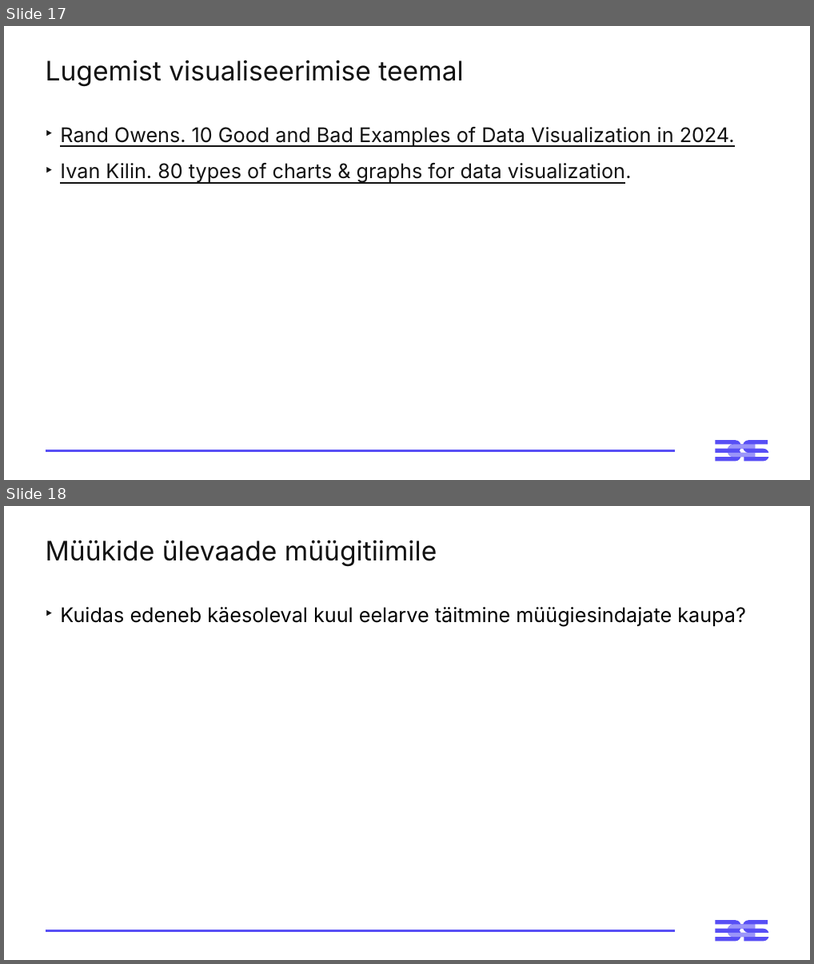
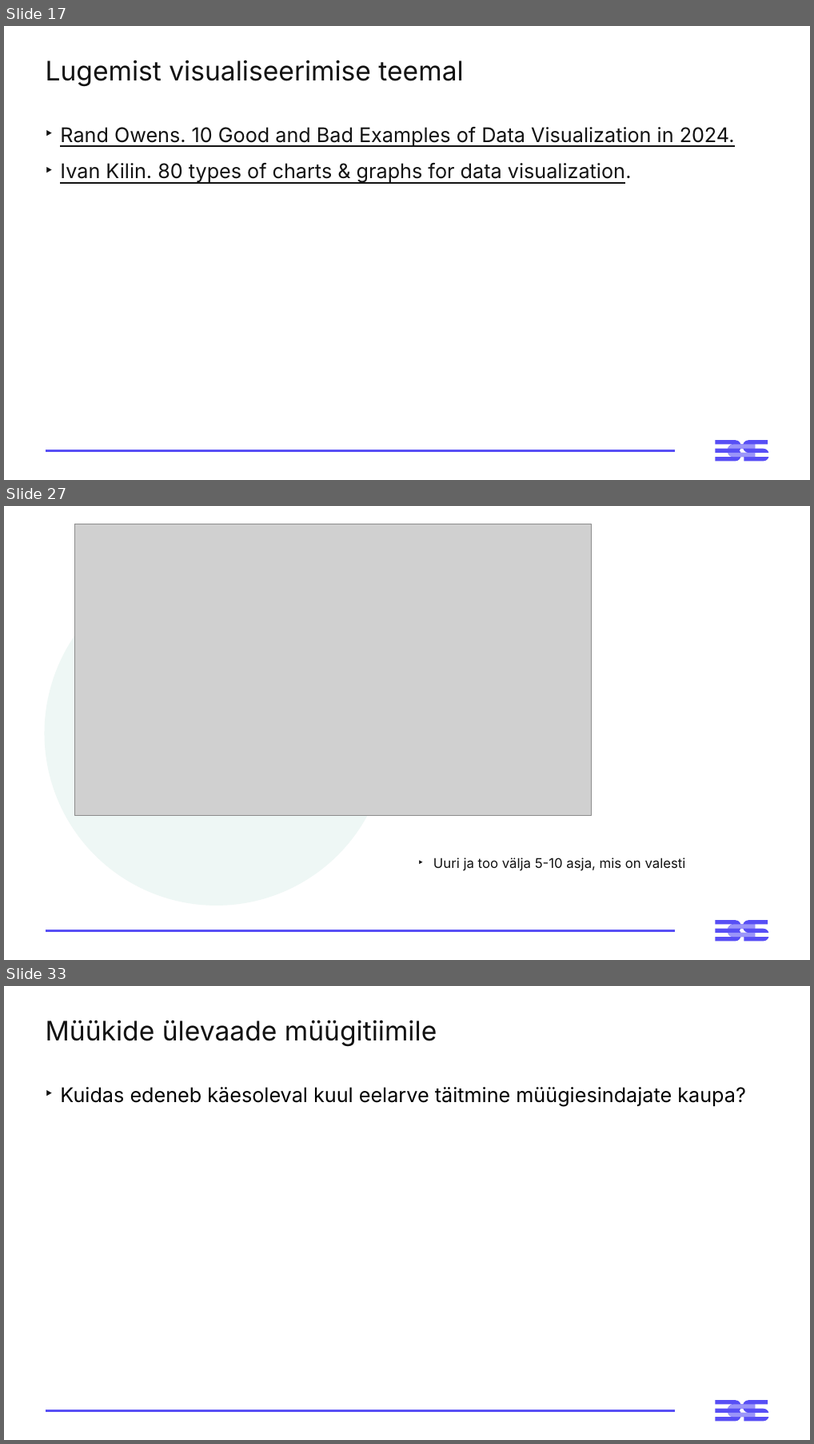
Before and after one commit to emilieabel/andmetarkus, a slide deck: Materjalid/Day3 M Visuaalid Andmelugu/3-paev-andmetarkus-esitlus.pptx. Shown one above the other, each under a label of ours: slides 17 and 18 before the commit, slides 17, 27 and 33 after it; the slides between them are not shown. The pictures are 814x964 and 814x1444 pixels, drawn with LibreOffice and Linux fonts; fonts in the diff are those of the drawing; grey boxes stand for pictures. Boxes give left, top, right and bottom in pixels: in the first picture for what was removed or moved away, otherwise in the second. Text is boxed around its words. In the diff, an @@ line names an element or a change of style, - is before the commit and + after.

```diff
--- a/Materjalid/Day3 M Visuaalid Andmelugu/3-paev-andmetarkus-esitlus.pptx
+++ b/Materjalid/Day3 M Visuaalid Andmelugu/3-paev-andmetarkus-esitlus.pptx
@@ slide 27 added at [4, 506, 810, 960], background #FFFFFF; not listed: 3 template elements that a slide beside it also shows @@
@@ picture added at [74, 524, 592, 815] @@
@@ ellipse added at [45, 561, 389, 905], fill #EEF7F5 @@
@@ text added at [434, 857, 686, 871], 16 pt, text #121212 @@
+‣ Uuri ja too välja 5-10 asja, mis on valesti
@@ what was slide 18 is now slide 33 @@
```
Also in this commit, not shown: 1 slide changed, 14 other slides added, 1 other file.
